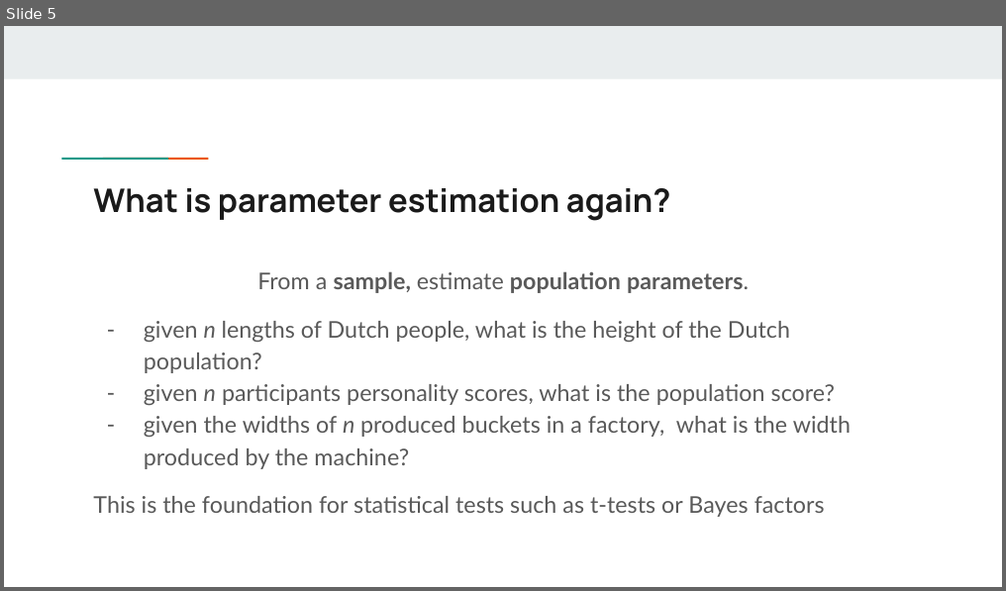
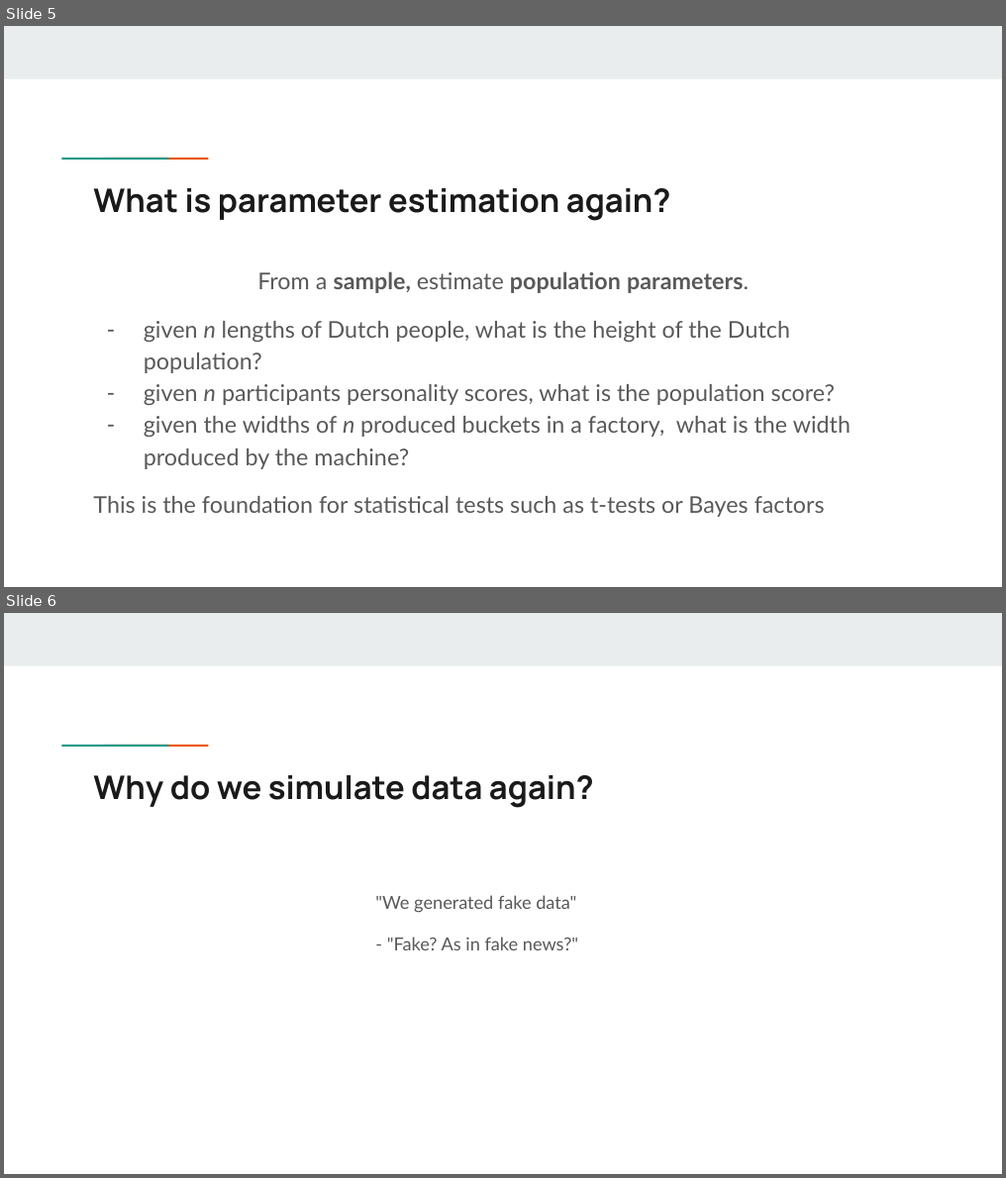
Before and after one commit to rikhuijzer/BayesianAssignment.jl, a slide deck: presentation/Bayesian assignment.pptx. Shown one above the other, each under a label of ours: slide 5 before the commit, slides 5 and 6 after it. The pictures are 1006x591 and 1006x1178 pixels, drawn with LibreOffice and Linux fonts; fonts in the diff are those of the drawing. Boxes give left, top, right and bottom in pixels: in the first picture for what was removed or moved away, otherwise in the second. Text is boxed around its words. In the diff, an @@ line names an element or a change of style, - is before the commit and + after.

```diff
--- a/presentation/Bayesian assignment.pptx
+++ b/presentation/Bayesian assignment.pptx
@@ slide 6 added at bbox=[4, 613, 1002, 1174], background #FFFFFF; not listed: 3 template elements that a slide beside it also shows @@
@@ title added at bbox=[93, 775, 594, 808], 23.4 pt, text #1A1A1A, bold @@
+Why do we simulate data again?
@@ text added at bbox=[375, 895, 578, 951], 13 pt, text #595959 @@
+"We generated fake data"
+- "Fake? As in fake news?"
```
Also in this commit, not shown: 2 slides changed, 15 other slides added, 6 slides removed.
